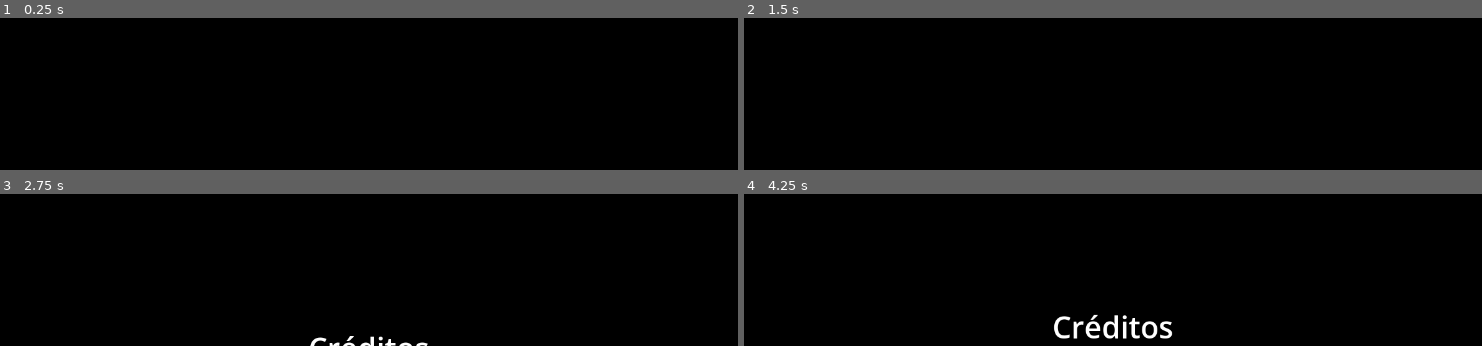
Above: before the commit, frames 1-4 (two rows, left to right).
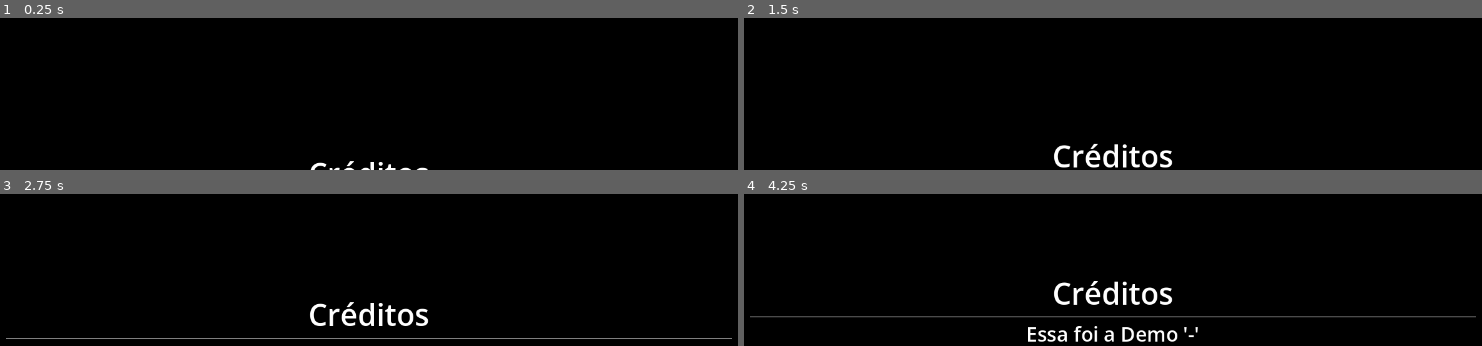
Above: after the commit, the same moments.

Repository: Pipocas-Tristes/carimbo-game
Game: Godot game, scene res://telas/tela_creditos.tscn
The game is run twice, just before and just after one commit, with the same random seed, the same clock (stepped at 60 frames per second) and the same inputs. This scene is started directly instead of the project's main scene. Sound files missing from this copy of the repository are replaced by a short silence.
Inputs (mouse positions are in pixels of both pictures, inside the frame that each line leads up to):
- Up to frame 1 (0.25 s): no input
- Up to frame 2 (1.5 s): tap Enter (ui_accept) at 0.5, 0.77, 1.25 s; move the mouse to (outside the picture) at 0.52 s; hold D (para_direita) 0.53-1.25 s; tap E (interagir) at 0.6 s; click (outside the picture) at 0.67 s; drag from (outside the picture) to (1076, 34) at 1.27 s
- Up to frame 3 (2.75 s): move the mouse to (outside the picture) at 2.02 s; hold D (para_direita) from 2.03 s (still down); tap E (interagir) at 2.1 s
- Up to frame 4 (4.25 s): release D (para_direita) at 2.75 s; drag from (1076, 210) to (outside the picture) at 2.77 s; move the mouse to (outside the picture) at 3.52 s; hold A (para_esquerda) from 3.53 s (still down); tap E (interagir) at 3.6 s; tap Enter (ui_accept) at 3.77 s

The runs differ from the first frame. In frame 1, 0.3% of the frame differs, in the area x 42-58%, y 94-100%; in frame 2, 1.1%; in frame 3, 2.0%; in frame 4, 4.0%, in the area x 0-100%, y 57-98%.

Commit message:
creditos

Diff:
--- a/carimbo-game/telas/tela_creditos.tscn
+++ b/carimbo-game/telas/tela_creditos.tscn
@@ -48,6 +48,18 @@
 horizontal_alignment = 1
 
 [node name="HSeparator" type="HSeparator" parent="PanelContainer/margin/VBoxContainer" unique_id=494142785]
+process_mode = 3
+layout_mode = 2
+theme = ExtResource("2_ia3j1")
+
+[node name="titulo2" type="Label" parent="PanelContainer/margin/VBoxContainer" unique_id=973600859]
+layout_mode = 2
+size_flags_vertical = 1
+theme_override_font_sizes/font_size = 32
+text = "Essa foi a Demo '-'"
+horizontal_alignment = 1
+
+[node name="HSeparator3" type="HSeparator" parent="PanelContainer/margin/VBoxContainer" unique_id=1110361067]
 process_mode = 3
 layout_mode = 2
 theme = ExtResource("2_ia3j1")
